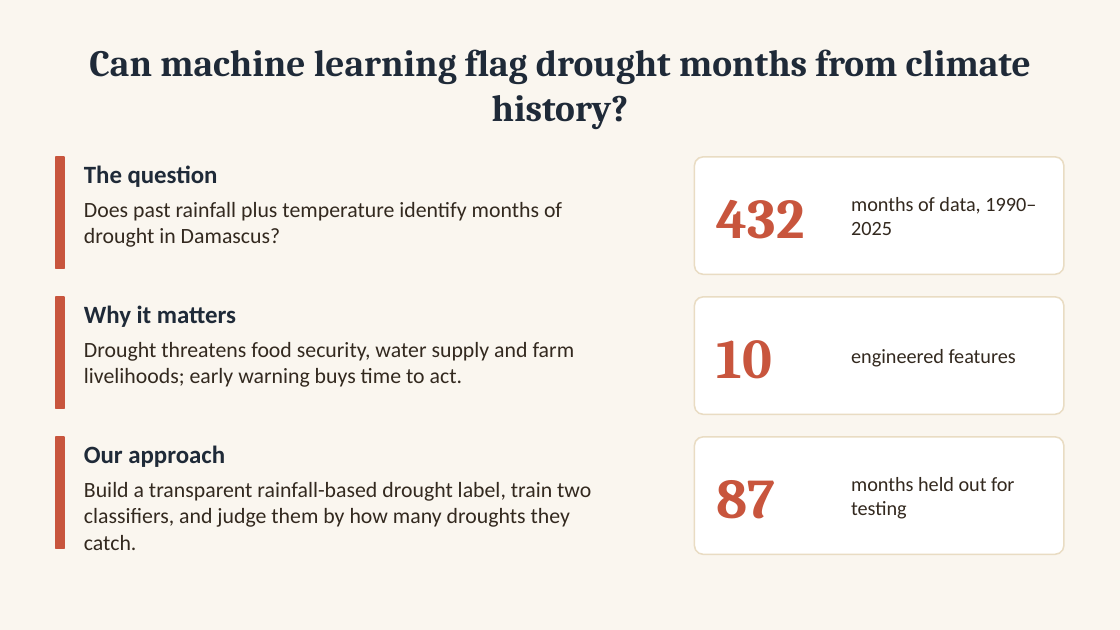
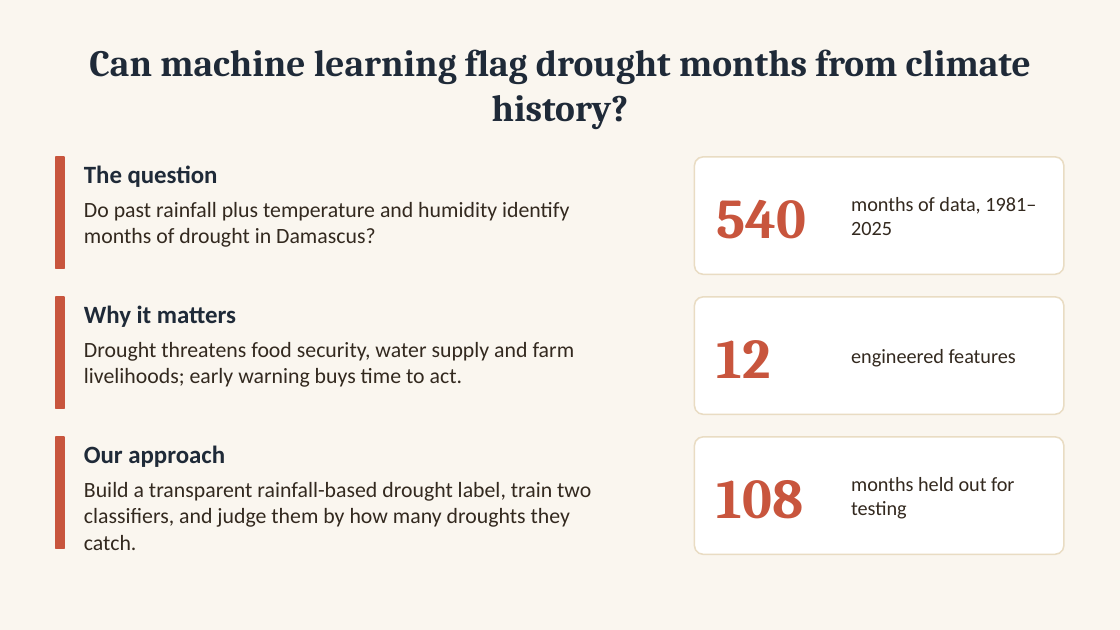
Before and after one commit to mhmoud456/Drought-Risk-Prediction-and-Classification, a slide deck: slide 2 of Drought_Risk_Presentation.pptx. Drawn at 1120x630 pixels with LibreOffice and Linux fonts; fonts in the diff are those of the drawing. Boxes give left, top, right and bottom in pixels: in the first picture for what was removed or moved away, otherwise in the second. Text is boxed around its words. In the diff, an @@ line names an element or a change of style, - is before the commit and + after.

```diff
--- a/Drought_Risk_Presentation.pptx
+++ b/Drought_Risk_Presentation.pptx
@@ text at box(84, 202, 569, 247): text changed @@
-Does past rainfall plus temperature identify months of drought in Damascus?
+Do past rainfall plus temperature and humidity identify months of drought in Damascus?
@@ text at box(717, 200, 807, 239): text changed @@
-432
+540
@@ text at box(851, 197, 1036, 235): text changed @@
-months of data, 1990–2025
+months of data, 1981–2025
@@ text at box(717, 340, 771, 378): text changed @@
-10
+12
@@ text at box(717, 480, 804, 519): text changed @@
-87
+108
```
Also in this commit, not shown: 6 other slides changed, 1 other file.
